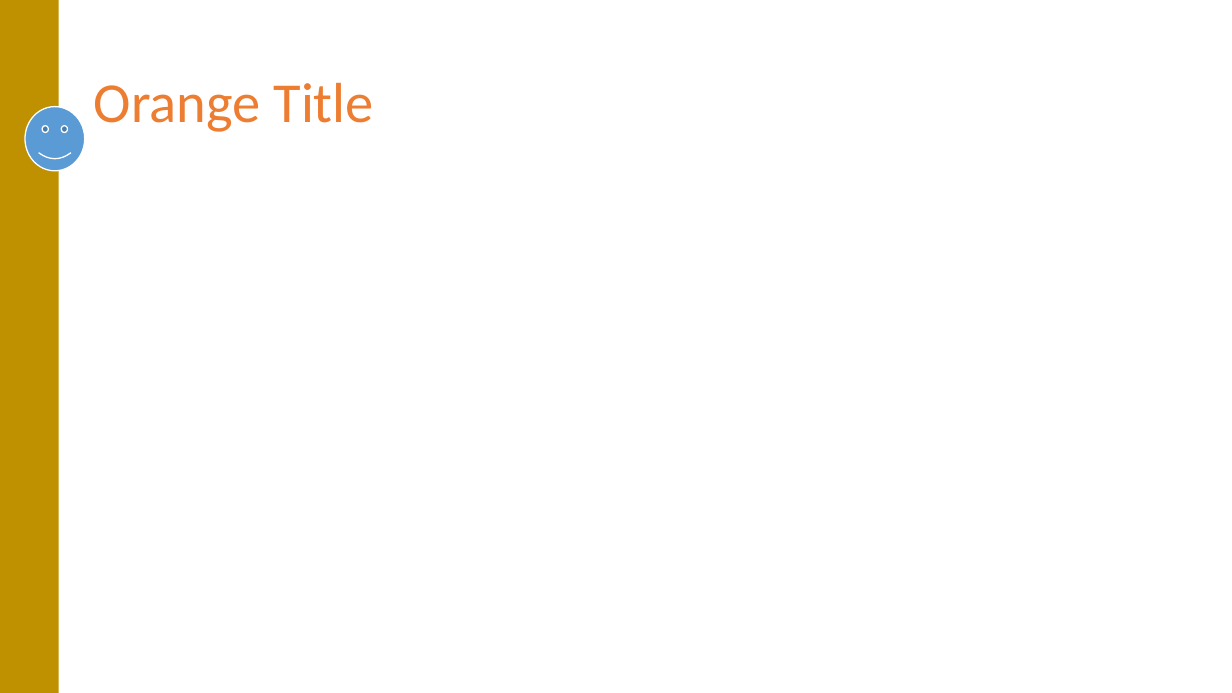
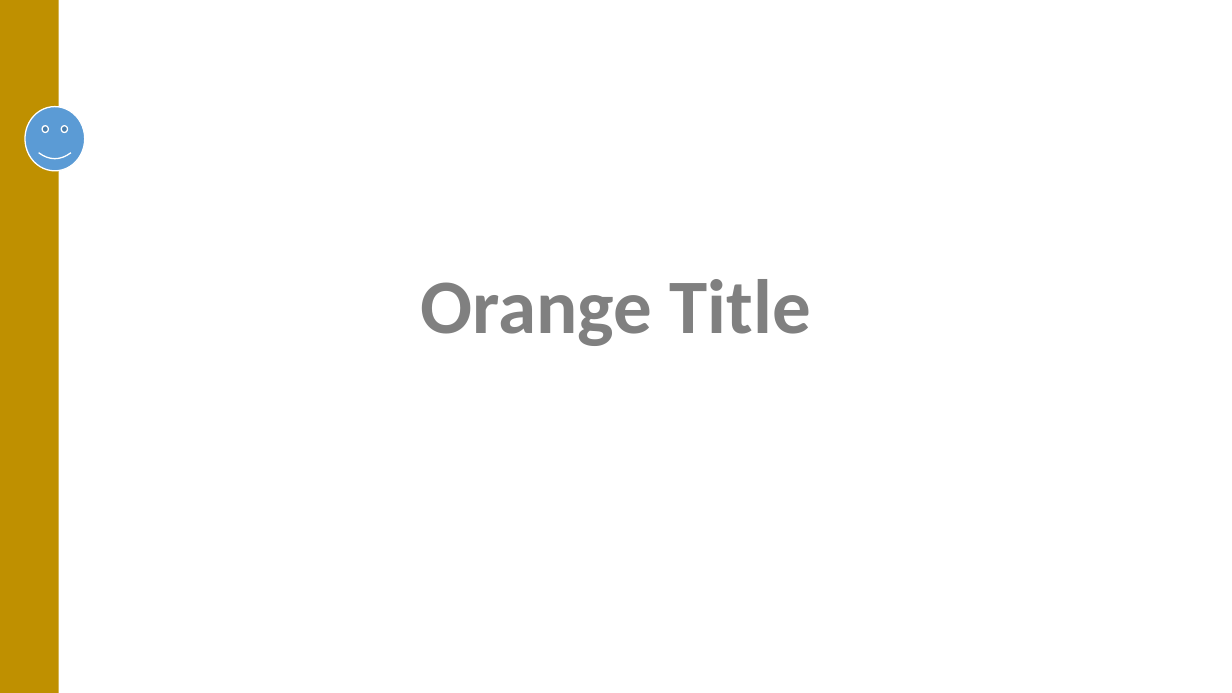
Before and after one commit to singerla/pptx-automizer, a slide deck: slide 2 of __tests__/pptx-templates/SlideMasters.pptx. Drawn at 1232x693 pixels with LibreOffice and Linux fonts; fonts in the diff are those of the drawing; background and template pictures are left out. Boxes give left, top, right and bottom in pixels: in the first picture for what was removed or moved away, otherwise in the second. Text is boxed around its words. In the diff, an @@ line names an element or a change of style, - is before the commit and + after.

```diff
--- a/__tests__/pptx-templates/SlideMasters.pptx
+++ b/__tests__/pptx-templates/SlideMasters.pptx
@@ title "Orange Title": place and size @@
-title "Orange Title" at [94, 82, 374, 132]
+title "Orange Title" at [421, 279, 811, 346]
@@ title "Orange Title" at [421, 279, 811, 346]: size 44 to 60 pt, text colour #ED7D31 to #808080, bold on; alignment left to centre; vertical alignment middle to bottom @@
```
Also in this commit, not shown: 7 other files.
